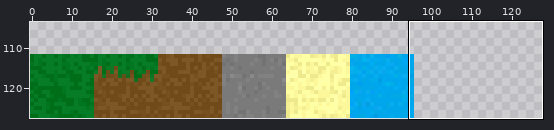
Two states of a sprite sheet, VoxelCraft/res/textureAtlas.png. The picture above shows the old version from afar; the outline marks the close-up.
Close-up. Before:
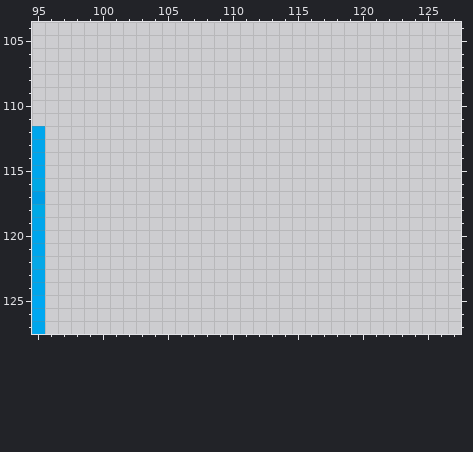
The file is 128x128 pixels. Colours within 5 levels of each other are drawn and written as one. Shown: x 95..127, y 104..127. The wide view leaves out empty margins.
Once edited:
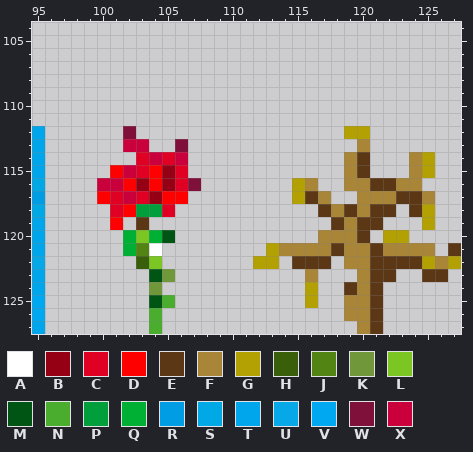
Palette (. is transparent): A #ffffff  B #960014  C #df0024  D #ff0000  E #5b3715  F #a98637  G #b3a103  H #395f0b  J #518413  K #70983a  L #7cc623  M #005414  N #4aad2e  P #009f3c  Q #00b034  R #009de5  S #00a9e6  T #00a6ec  U #06a8e7  V #00a8f2  W #7f103a  X #ca003d
Diff:
There is now colour A in row 121 at x 104.
There is now colour B in row 115 at x 105; in row 116 at x 103 and 105; in row 117 at x 104.
There is now colour C in row 114 at x 103 and 105; in row 115 at x 103 and 106; in row 116 at x 106; in row 117 at x 101 and 103; in row 118 at x 101 and 105.
There is now colour D in row 115 at x 101 and 104; in row 116 at x 102 and 104; in row 117 at x 100 and 105 to 106; in row 118 at x 102; in row 119 at x 101.
There is now colour E in rows 114 to 115 at x 120; in row 116 at x 121 to 122; in row 117 at x 116 and 123 to 124; in row 118 at x 117, 119, 121 to 122 and 124; in row 119 at x 103, 118 and 120 to 121; in row 120 at x 120.
There is now colour E in row 121 at x 118, 121 and 127; in row 122 at x 115 to 117 and 121 to 124; in row 123 at x 121 to 122 and 125 to 126; in row 124 at x 119 and 121; in rows 125 to 127 at x 121.
There is now colour F in row 113 at x 120; in rows 114 to 115 at x 119 and 124; in row 116 at x 116, 119 to 120 and 123 to 124; in row 117 at x 117, 120 to 122 and 125; in row 118 at x 118 and 120; in row 119 at x 119.
There is now colour F in row 120 at x 117 to 119; in row 121 at x 114 to 117, 119 to 120 and 122 to 125; in row 122 at x 119 to 120 and 126; in row 123 at x 116 and 120; in row 124 at x 120; in rows 125 to 126 at x 119 to 120.
There is now colour F in row 127 at x 120.
There is now colour G in row 112 at x 119 to 120; in rows 114 to 115 at x 125; in rows 116 to 117 at x 115; in rows 118 to 119 at x 125; in row 120 at x 122 to 123; in row 121 at x 113.
There is now colour G in row 122 at x 112 to 113, 125 and 127; in rows 124 to 125 at x 116.
There is now colour H in row 122 at x 103.
There is now colour J in row 121 at x 103.
There is now colour K in row 123 at x 105; in row 124 at x 104.
There is now colour L in row 120 at x 103; in row 122 at x 104.
There is now colour M in row 120 at x 105; in row 123 at x 104; in row 125 at x 104.
There is now colour N in row 125 at x 105; in rows 126 to 127 at x 104.
There is now colour P in row 118 at x 103 to 104.
There is now colour Q in row 120 at x 102 and 104; in row 121 at x 102.
There is now colour W in row 112 at x 102; in row 113 at x 106; in row 116 at x 107.
There is now colour X in row 113 at x 102 to 103; in row 114 at x 104 and 106; in row 115 at x 102; in row 116 at x 100 to 101; in row 117 at x 102.
Changed places in both close-ups, as pixel boxes (x1, y1, x2, y2):
added: (97, 126, 201, 334)
added: (253, 126, 461, 334)
